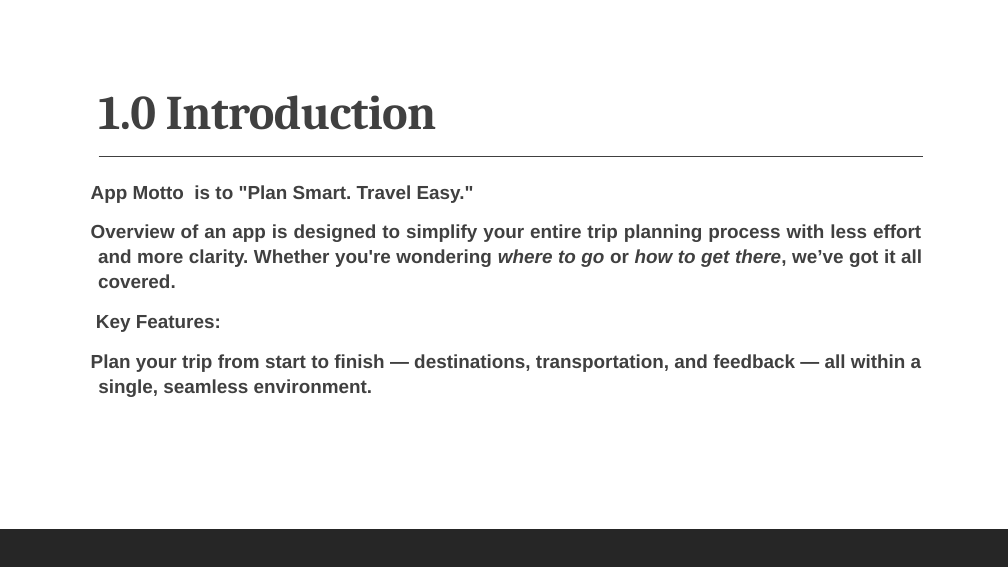
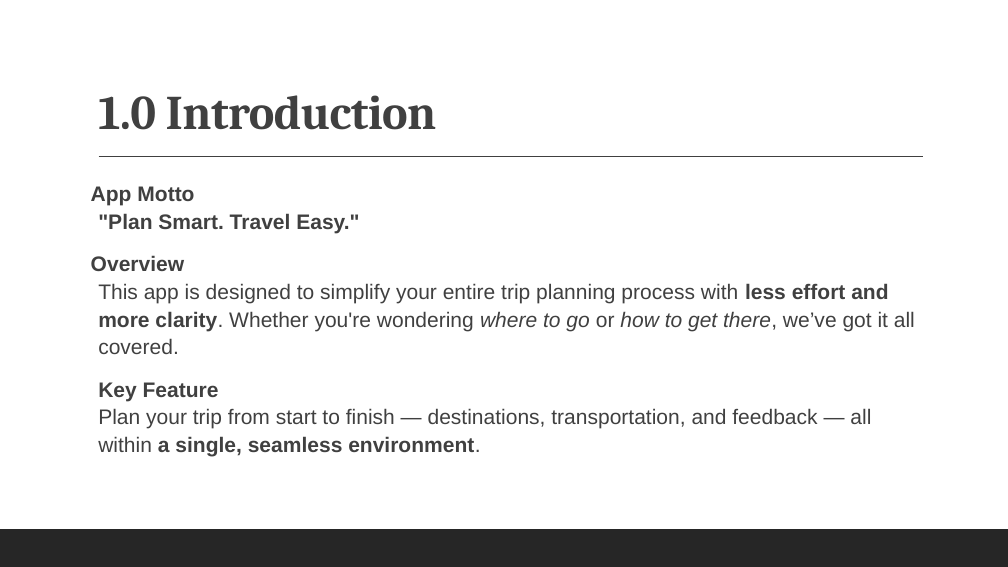
Before and after one commit to 423165-web/Explore-It-, a slide deck: slide 4 of Explore it an android app.pptx (slide 2 before the commit). Drawn at 1008x567 pixels with LibreOffice and Linux fonts; fonts in the diff are those of the drawing. Boxes give left, top, right and bottom in pixels: in the first picture for what was removed or moved away, otherwise in the second. Text is boxed around its words. In the diff, an @@ line names an element or a change of style, - is before the commit and + after.

```diff
--- a/Explore it an android app.pptx
+++ b/Explore it an android app.pptx
@@ text at (91,186,915,457): text changed; size 18 to 20 pt; bold off @@
-App Motto is to "Plan Smart. Travel Easy."
-Overview of an app is designed to simplify your entire trip planning process with less effort and more clarity. Whether you're wondering where to go or how to get there, we’ve got it all covered.
-Key Features:
-Plan your trip from start to finish — destinations, transportation, and feedback — all within a single, seamless environment.
+App Motto
+"Plan Smart. Travel Easy."
+Overview
+This app is designed to simplify your entire trip planning process with less effort and more clarity. Whether you're wondering where to go or how to get there, we’ve got it all covered.
+  Key Feature
+  Plan your trip from start to finish — destinations, transportation, and feedback — all within a single, seamless environment.
```
Also in this commit, not shown: 11 other slides changed, 2 slides added.
